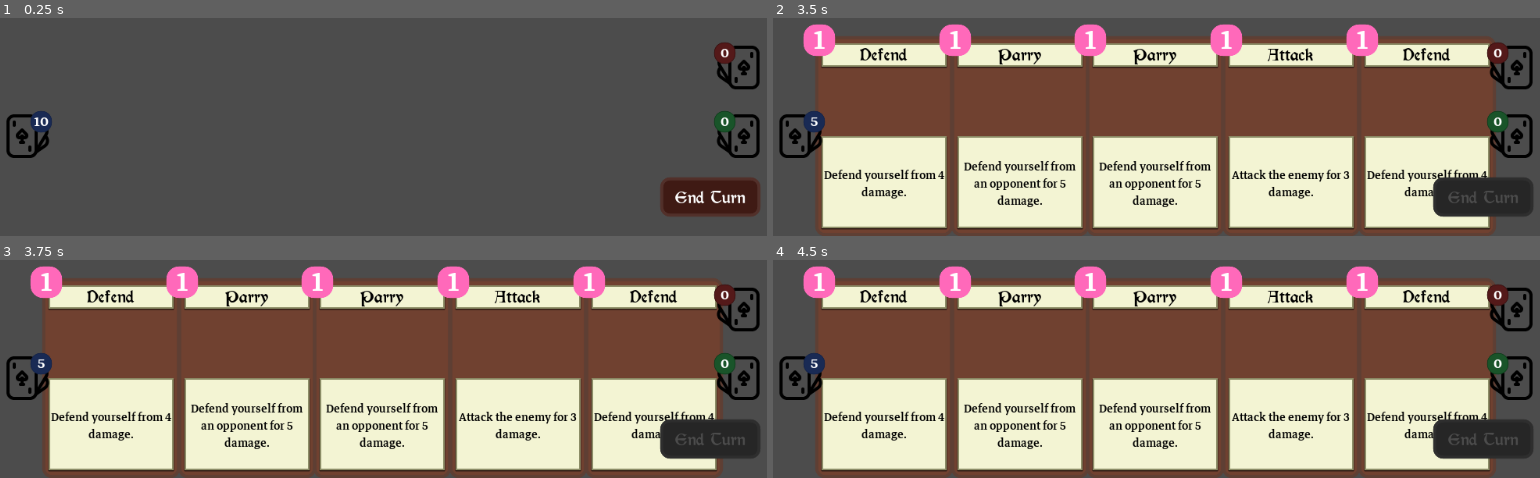
Above: before the commit, frames 1-4 (two rows, left to right).
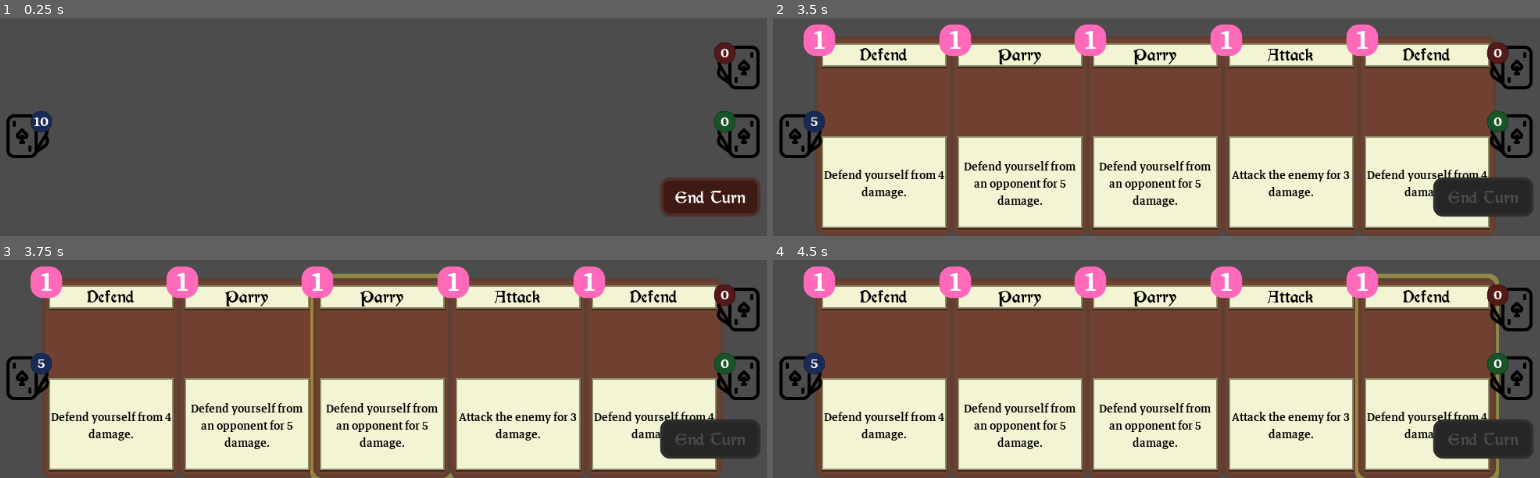
Above: after the commit, the same moments.

Repository: Maaack/Battle-Deck-Energy
Game: Godot game, scene res://Scenes/Main.tscn
The game is run twice, just before and just after one commit, with the same random seed, the same clock (stepped at 60 frames per second) and the same inputs.
Inputs (mouse positions are in pixels of both pictures, inside the frame that each line leads up to):
- Up to frame 1 (0.25 s): no input
- Up to frame 2 (3.5 s): click "End Turn" at 0.5 s; tap Enter at 1.25, 2.75 s; move the mouse to (outside the picture) at 1.27 s; click (outside the picture) at 1.42 s; tap Space at 2 s; move the mouse to (995, 24) at 2.02 s; click (995, 24) at 2.17 s; move the mouse to (outside the picture) at 2.77 s; click (outside the picture) at 2.92 s
- Up to frame 3 (3.75 s): tap Space at 3.5 s; move the mouse to (345, 338) at 3.52 s; click (345, 338) at 3.67 s
- Up to frame 4 (4.5 s): tap Enter at 4.25 s; move the mouse to (1394, 314) at 4.27 s; click (1394, 314) at 4.42 s

Frames 1-2 are identical in both runs. In frame 3, 0.6% of the frame differs, in the area x 40-60%, y 6-100%; in frame 4, 0.8%, in the area x 75-95%, y 6-100%.

Commit message:
BATL-01: Cards also glow when hovered over.

Diff:
--- a/Scenes/HUD/Buttons/EndTurn/EndTurnButton.tscn
+++ b/Scenes/HUD/Buttons/EndTurn/EndTurnButton.tscn
@@ -1,15 +1,9 @@
 [gd_scene load_steps=5 format=2]
 
-[ext_resource path="res://Scenes/HUD/Buttons/EndTurn/EndTurnGlow.tres" type="Animation" id=2]
+[ext_resource path="res://Scenes/HUD/Glows/GoldGlowStyleBox.tres" type="StyleBox" id=1]
+[ext_resource path="res://Scenes/HUD/Cards/Base/GlowAnimation.tres" type="Animation" id=2]
 [ext_resource path="res://Scenes/HUD/Buttons/EndTurn/EndTurnButton.gd" type="Script" id=3]
 [ext_resource path="res://Themes/StyleBoxes/EndTurn/EndTurnTheme.tres" type="Theme" id=4]
-
-[sub_resource type="StyleBoxFlat" id=1]
-bg_color = Color( 1, 0.941176, 0.258824, 0.666667 )
-corner_radius_top_left = 12
-corner_radius_top_right = 12
-corner_radius_bottom_right = 12
-corner_radius_bottom_left = 12
 
 [node name="EndTurnButton" type="Control"]
 anchor_left = 1.0
@@ -48,8 +42,6 @@
 
 [node name="GlowNode" type="Node2D" parent="CenterContainer/Control"]
 visible = false
-modulate = Color( 1, 1, 1, 0.42736 )
-scale = Vector2( 1.05726, 1.14316 )
 
 [node name="GlowPanel" type="Panel" parent="CenterContainer/Control/GlowNode"]
 anchor_left = 0.5
@@ -60,7 +52,7 @@
 margin_top = -25.0
 margin_right = 64.0
 margin_bottom = 25.0
-custom_styles/panel = SubResource( 1 )
+custom_styles/panel = ExtResource( 1 )
 __meta__ = {
 "_edit_use_anchors_": false
 }
--- a/Scenes/HUD/Cards/Base/CardFront.gd
+++ b/Scenes/HUD/Cards/Base/CardFront.gd
@@ -2,7 +2,17 @@
 extends Node2D
 
 
+signal glow_on
+signal glow_off
+
+onready var glow_node = $Control/CenterContainer/Control/GlowNode
+onready var animation_node = $Control/CenterContainer/Control/GlowNode/AnimationPlayer
+
 export(Resource) var card_settings setget set_card_settings
+
+var hovering : bool = false
+var pressed : bool = false
+var glowing : bool = false
 
 
 func set_card_settings(value:CardSettings):
@@ -16,8 +26,33 @@
 	if not is_instance_valid(card_settings):
 		return
 	if card_settings.title != "":
-		$Control/TitlePanel/TitleLabel.text = card_settings.title
+		$Control/CardFront/TitlePanel/TitleLabel.text = card_settings.title
 	if card_settings.description != "":
-		$Control/DescriptionPanel/MarginContainer/DescriptionLabel.text = card_settings.description
+		$Control/CardFront/DescriptionPanel/MarginContainer/DescriptionLabel.text = card_settings.description
 	if card_settings.bde_cost >= 0:
 		$Control/BDEPanel/BDECostLabel.text = str(card_settings.bde_cost)
+
+func _update_glow():
+	if hovering and not pressed:
+		if not glowing:
+			glowing = true
+			emit_signal("glow_on", self)
+		glow_node.show()
+		animation_node.play("Glow")
+	else:
+		if glowing:
+			glowing = false
+			emit_signal("glow_off", self)
+		glow_node.hide()
+		animation_node.stop()
+
+func _on_CardFront_mouse_entered():
+	hovering = true
+	_update_glow()
+
+func _on_CardFront_mouse_exited():
+	hovering = false
+	_update_glow()
+
+func _on_CardFront_gui_input(event):
+	pass # Replace with function body.
--- a/Scenes/HUD/Cards/Base/CardFront.tscn
+++ b/Scenes/HUD/Cards/Base/CardFront.tscn
@@ -7,6 +7,8 @@
 [ext_resource path="res://Themes/Fonts/markazi_text_48pt.tres" type="DynamicFont" id=5]
 [ext_resource path="res://Scenes/HUD/Cards/Base/CardFront.gd" type="Script" id=6]
 [ext_resource path="res://Themes/StyleBoxes/CardTitleStyleBox.tres" type="StyleBox" id=7]
+[ext_resource path="res://Scenes/HUD/Cards/Base/GlowAnimation.tres" type="Animation" id=8]
+[ext_resource path="res://Scenes/HUD/Glows/GoldGlowStyleBox.tres" type="StyleBox" id=9]
 
 [sub_resource type="StyleBoxFlat" id=1]
 bg_color = Color( 1, 0.411765, 0.729412, 1 )
@@ -33,6 +35,45 @@
 "_edit_use_anchors_": false
 }
 
+[node name="CenterContainer" type="CenterContainer" parent="Control"]
+anchor_left = 0.5
+anchor_top = 0.5
+anchor_right = 0.5
+anchor_bottom = 0.5
+margin_left = -88.0
+margin_top = -128.0
+margin_right = 88.0
+margin_bottom = 128.0
+__meta__ = {
+"_edit_use_anchors_": false
+}
+
+[node name="Control" type="Control" parent="Control/CenterContainer"]
+margin_left = 88.0
+margin_top = 128.0
+margin_right = 88.0
+margin_bottom = 128.0
+
+[node name="GlowNode" type="Node2D" parent="Control/CenterContainer/Control"]
+visible = false
+modulate = Color( 1, 1, 1, 0.4 )
+scale = Vector2( 1.06, 1.06 )
+
+[node name="GlowPanel" type="Panel" parent="Control/CenterContainer/Control/GlowNode"]
+anchor_right = 1.0
+anchor_bottom = 1.0
+margin_left = -88.0
+margin_top = -128.0
+margin_right = 88.0
+margin_bottom = 128.0
+custom_styles/panel = ExtResource( 9 )
+__meta__ = {
+"_edit_use_anchors_": false
+}
+
+[node name="AnimationPlayer" type="AnimationPlayer" parent="Control/CenterContainer/Control/GlowNode"]
+anims/Glow = ExtResource( 8 )
+
 [node name="CardFront" type="Panel" parent="Control"]
 anchor_right = 1.0
 anchor_bottom = 1.0
@@ -41,7 +82,7 @@
 "_edit_use_anchors_": false
 }
 
-[node name="TitlePanel" type="Panel" parent="Control"]
+[node name="TitlePanel" type="Panel" parent="Control/CardFront"]
 anchor_left = 0.5
 anchor_right = 0.5
 margin_left = -80.0
@@ -49,12 +90,13 @@
 margin_right = 80.0
 margin_bottom = 39.0
 rect_min_size = Vector2( 160, 0 )
+mouse_filter = 2
 custom_styles/panel = ExtResource( 7 )
 __meta__ = {
 "_edit_use_anchors_": false
 }
 
-[node name="TitleLabel" type="Label" parent="Control/TitlePanel"]
+[node name="TitleLabel" type="Label" parent="Control/CardFront/TitlePanel"]
 anchor_right = 1.0
 anchor_bottom = 1.0
 custom_fonts/font = ExtResource( 3 )
@@ -65,7 +107,7 @@
 "_edit_use_anchors_": false
 }
 
-[node name="DescriptionPanel" type="Panel" parent="Control"]
+[node name="DescriptionPanel" type="Panel" parent="Control/CardFront"]
 anchor_left = 0.5
 anchor_top = 1.0
 anchor_right = 0.5
@@ -75,14 +117,16 @@
 margin_right = 80.0
 margin_bottom = -10.0
 rect_min_size = Vector2( 160, 0 )
+mouse_filter = 2
 custom_styles/panel = ExtResource( 7 )
 __meta__ = {
 "_edit_use_anchors_": false
 }
 
-[node name="MarginContainer" type="MarginContainer" parent="Control/DescriptionPanel"]
+[node name="MarginContainer" type="MarginContainer" parent="Control/CardFront/DescriptionPanel"]
 anchor_right = 1.0
 anchor_bottom = 1.0
+mouse_filter = 2
 custom_constants/margin_right = 2
 custom_constants/margin_top = 2
 custom_constants/margin_left = 2
@@ -91,7 +135,7 @@
 "_edit_use_anchors_": false
 }
 
-[node name="DescriptionLabel" type="Label" parent="Control/DescriptionPanel/MarginContainer"]
+[node name="DescriptionLabel" type="Label" parent="Control/CardFront/DescriptionPanel/MarginContainer"]
 margin_left = 2.0
 margin_top = 27.0
 margin_right = 158.0
@@ -110,6 +154,7 @@
 margin_top = -15.0
 margin_right = 25.0
 margin_bottom = 25.0
+mouse_filter = 2
 custom_styles/panel = SubResource( 1 )
 __meta__ = {
 "_edit_use_anchors_": false
@@ -125,3 +170,6 @@
 __meta__ = {
 "_edit_use_anchors_": false
 }
+[connection signal="gui_input" from="Control/CardFront" to="." method="_on_CardFront_gui_input"]
+[connection signal="mouse_entered" from="Control/CardFront" to="." method="_on_CardFront_mouse_entered"]
+[connection signal="mouse_exited" from="Control/CardFront" to="." method="_on_CardFront_mouse_exited"]
--- /dev/null
+++ b/Scenes/HUD/Cards/Base/GlowAnimation.tres
@@ -0,0 +1,30 @@
+[gd_resource type="Animation" format=2]
+
+[resource]
+resource_name = "Glow"
+length = 0.5
+loop = true
+tracks/0/type = "value"
+tracks/0/path = NodePath(".:scale")
+tracks/0/interp = 1
+tracks/0/loop_wrap = true
+tracks/0/imported = false
+tracks/0/enabled = true
+tracks/0/keys = {
+"times": PoolRealArray( 0, 0.5 ),
+"transitions": PoolRealArray( 1, 1 ),
+"update": 0,
+"values": [ Vector2( 1, 1 ), Vector2( 1.1, 1.1 ) ]
+}
+tracks/1/type = "value"
+tracks/1/path = NodePath(".:modulate")
+tracks/1/interp = 1
+tracks/1/loop_wrap = true
+tracks/1/imported = false
+tracks/1/enabled = true
+tracks/1/keys = {
+"times": PoolRealArray( 0, 0.5 ),
+"transitions": PoolRealArray( 1, 1 ),
+"update": 0,
+"values": [ Color( 1, 1, 1, 1 ), Color( 1, 1, 1, 0 ) ]
+}
--- /dev/null
+++ b/Scenes/HUD/Glows/GoldGlowStyleBox.tres
@@ -0,0 +1,8 @@
+[gd_resource type="StyleBoxFlat" format=2]
+
+[resource]
+bg_color = Color( 1, 0.941176, 0.258824, 0.666667 )
+corner_radius_top_left = 12
+corner_radius_top_right = 12
+corner_radius_bottom_right = 12
+corner_radius_bottom_left = 12
Renamed: Scenes/HUD/Buttons/EndTurn/EndTurnGlow.tres -> Scenes/HUD/Buttons/EndTurn/GlowAnimation.tres
Not shown: 1 places in Scenes/HUD/Cards/Base/CardFront.tscn that only renumber resources
